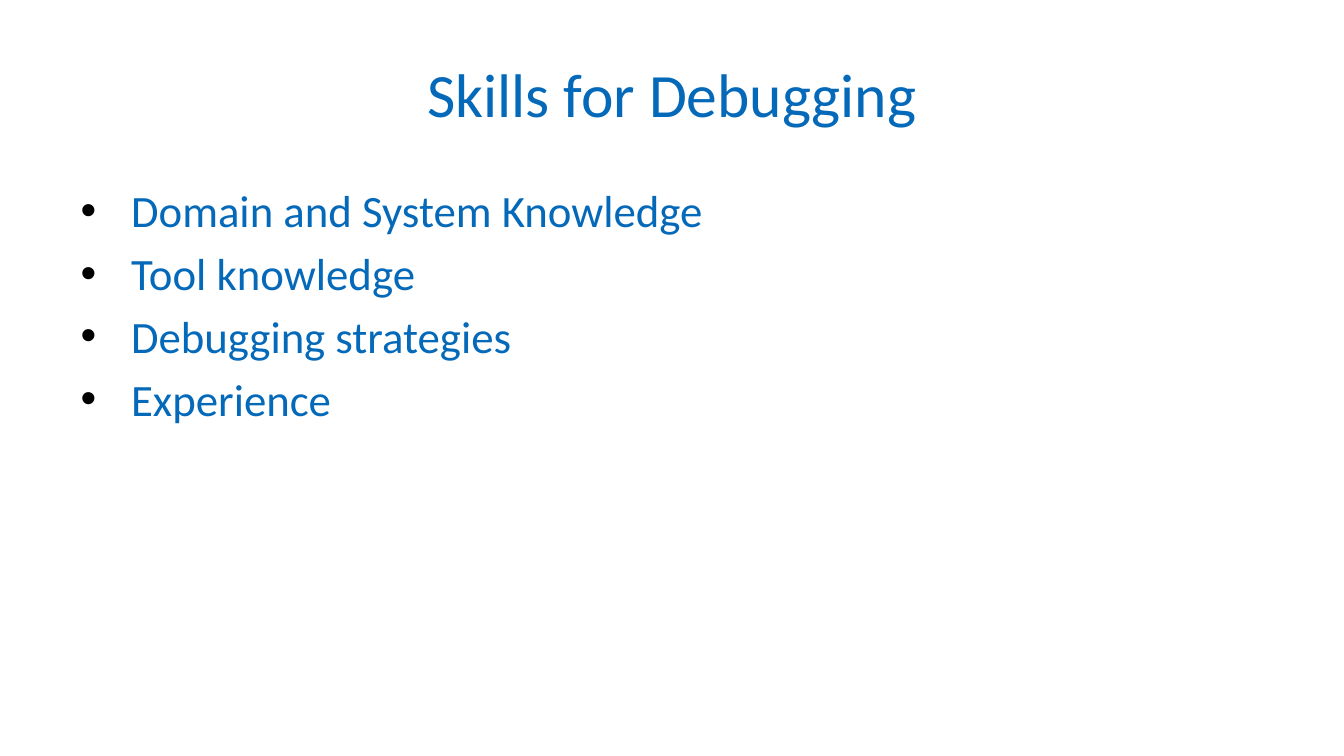
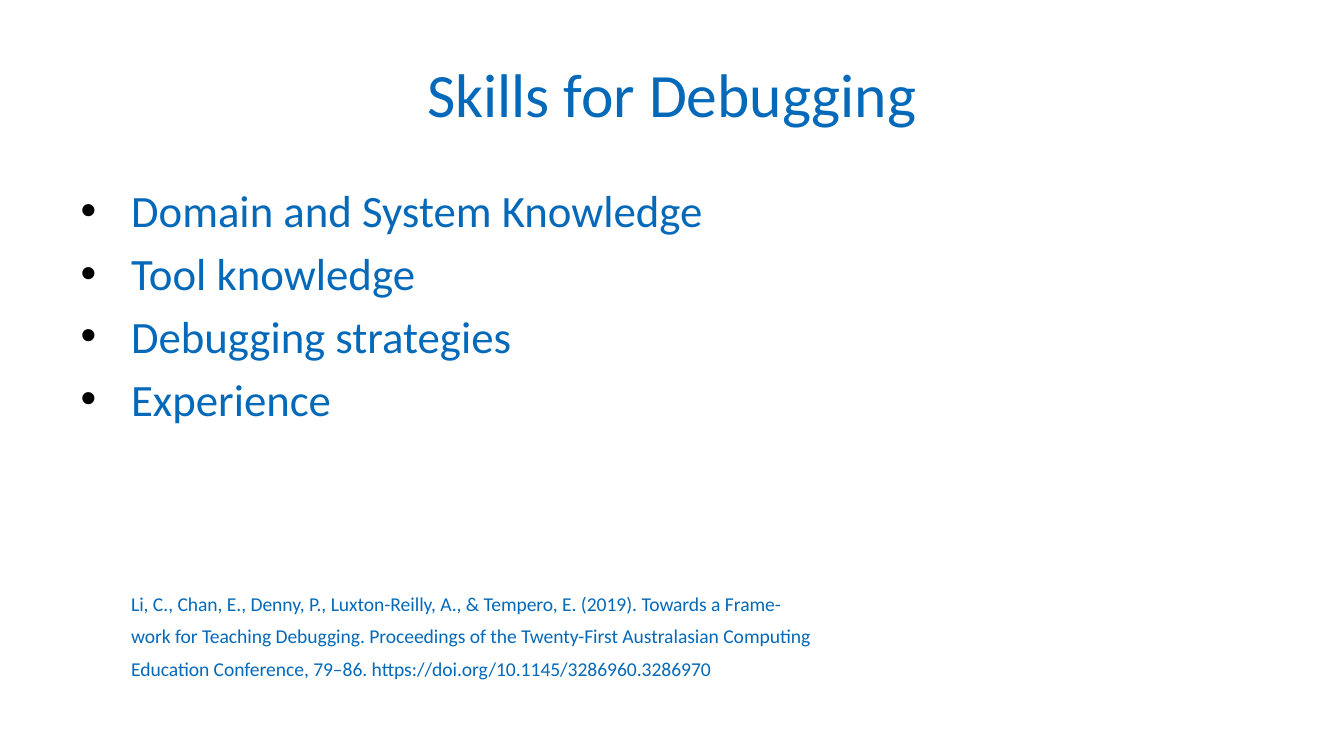
Before and after one commit to Patrick941/MAIProject, a slide deck: slide 5 of Presentation/presentation.odp. Drawn at 1344x756 pixels with LibreOffice and Linux fonts; fonts in the diff are those of the drawing; background and template pictures are left out. Boxes give left, top, right and bottom in pixels: in the first picture for what was removed or moved away, otherwise in the second. Text is boxed around its words. In the diff, an @@ line names an element or a change of style, - is before the commit and + after.

```diff
--- a/Presentation/presentation.odp
+++ b/Presentation/presentation.odp
@@ text at <box>131,597,810,680</box>: paragraphs added @@
+Li, C., Chan, E., Denny, P., Luxton-Reilly, A., & Tempero, E. (2019). Towards a Frame-
+work for Teaching Debugging. Proceedings of the Twenty-First Australasian Computing
+Education Conference, 79–86. https://doi.org/10.1145/3286960.3286970
```
Also in this commit, not shown: 3 other slides changed, 9 other files.
